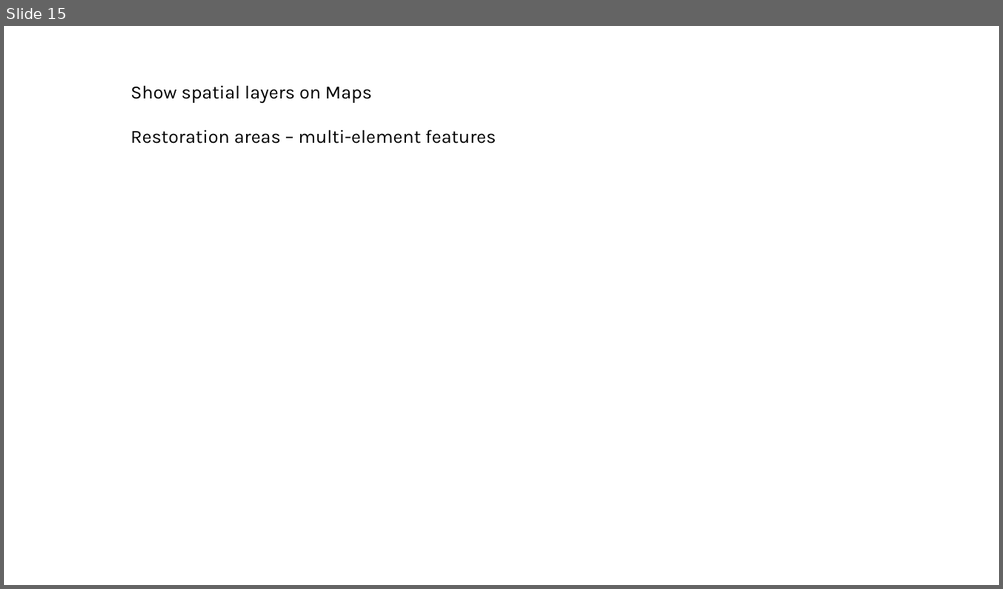
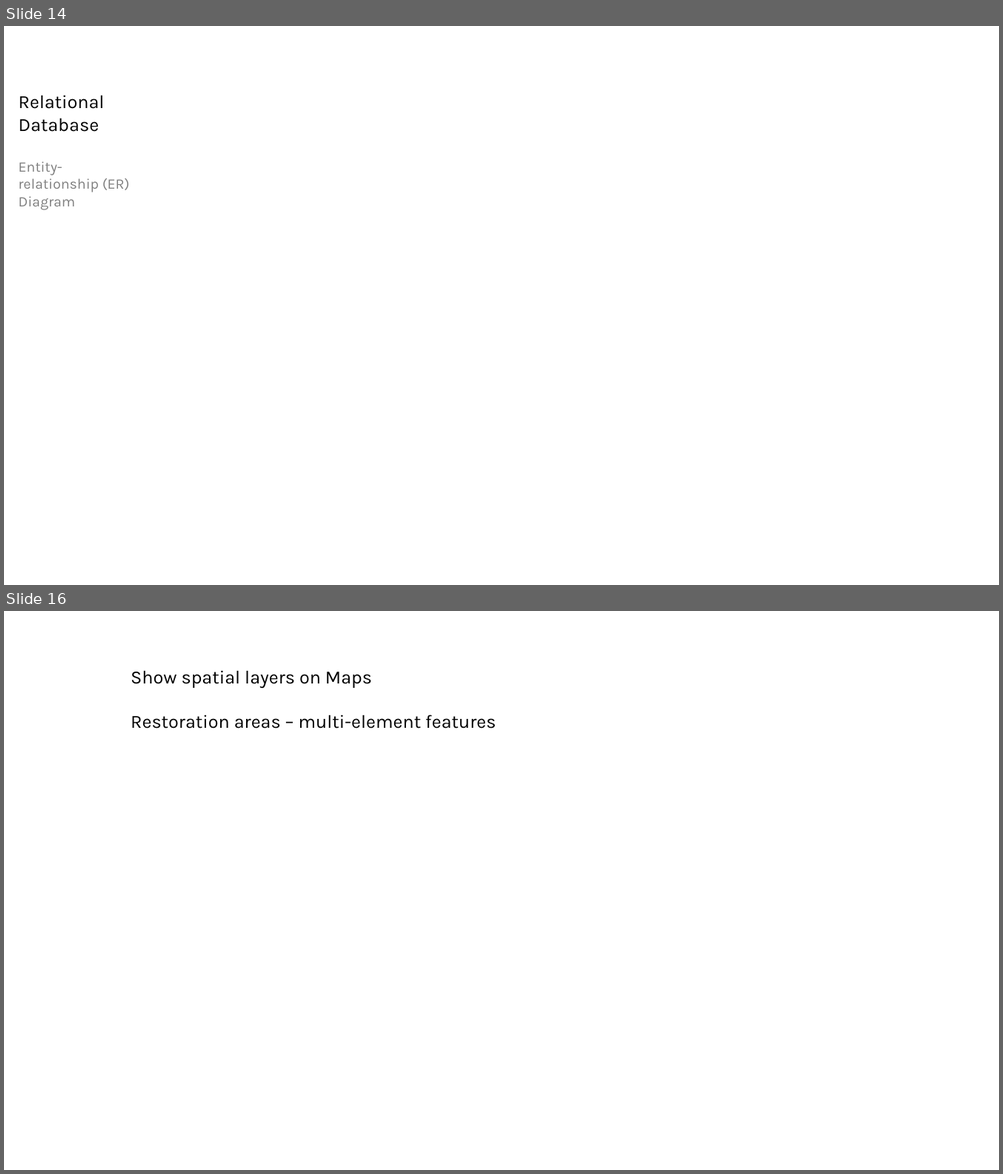
Before and after one commit to WA-Nearshore/seagrass-restoration-processing, a slide deck: docs/seagrass_restoration_storymap_notes.pptx. Shown one above the other, each under a label of ours: slide 15 before the commit, slides 14 and 16 after it; the slides between them are not shown. The pictures are 1003x589 and 1003x1174 pixels, drawn with LibreOffice and Linux fonts; fonts in the diff are those of the drawing; background and template pictures are left out. Boxes give left, top, right and bottom in pixels: in the first picture for what was removed or moved away, otherwise in the second. Text is boxed around its words. In the diff, an @@ line names an element or a change of style, - is before the commit and + after.

```diff
--- a/docs/seagrass_restoration_storymap_notes.pptx
+++ b/docs/seagrass_restoration_storymap_notes.pptx
@@ slide 14 added at [4, 26, 999, 585], background picture (left out) @@
@@ text added at [18, 95, 130, 210], 14 pt, text #808080 @@
+Relational
+Database
+Entity-relationship (ER) Diagram
@@ what was slide 15 is now slide 16 @@
```
Also in this commit, not shown: 3 slides changed, 1 other slide added, 1 slide removed, 2 other files.
